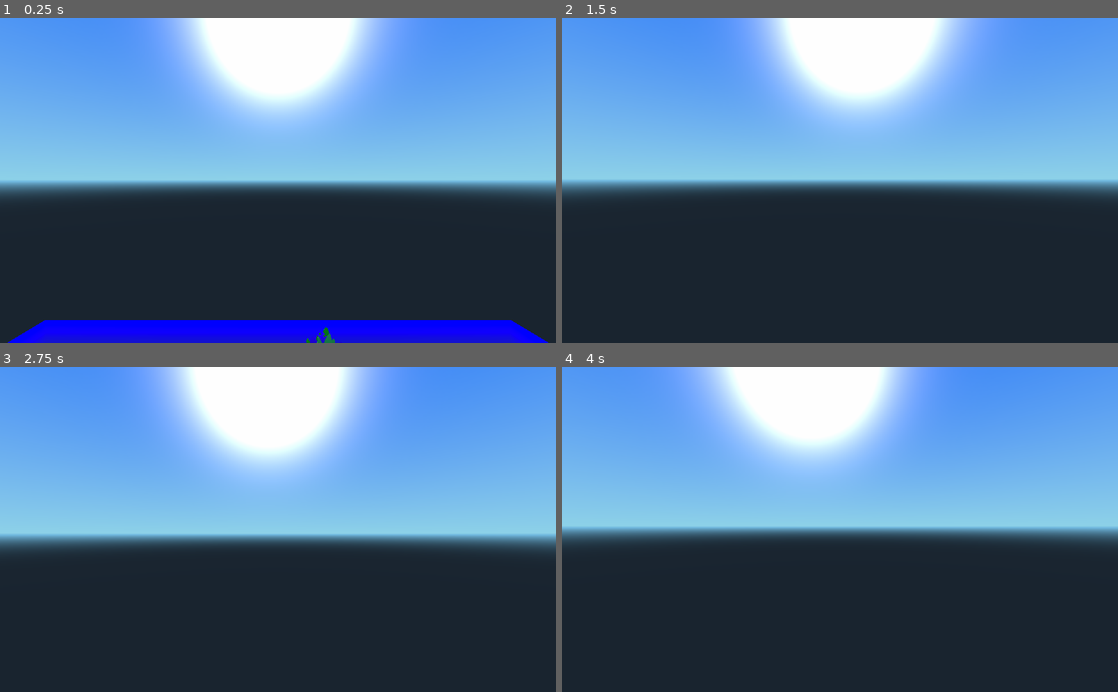
Above: before the commit, frames 1-4 (two rows, left to right).
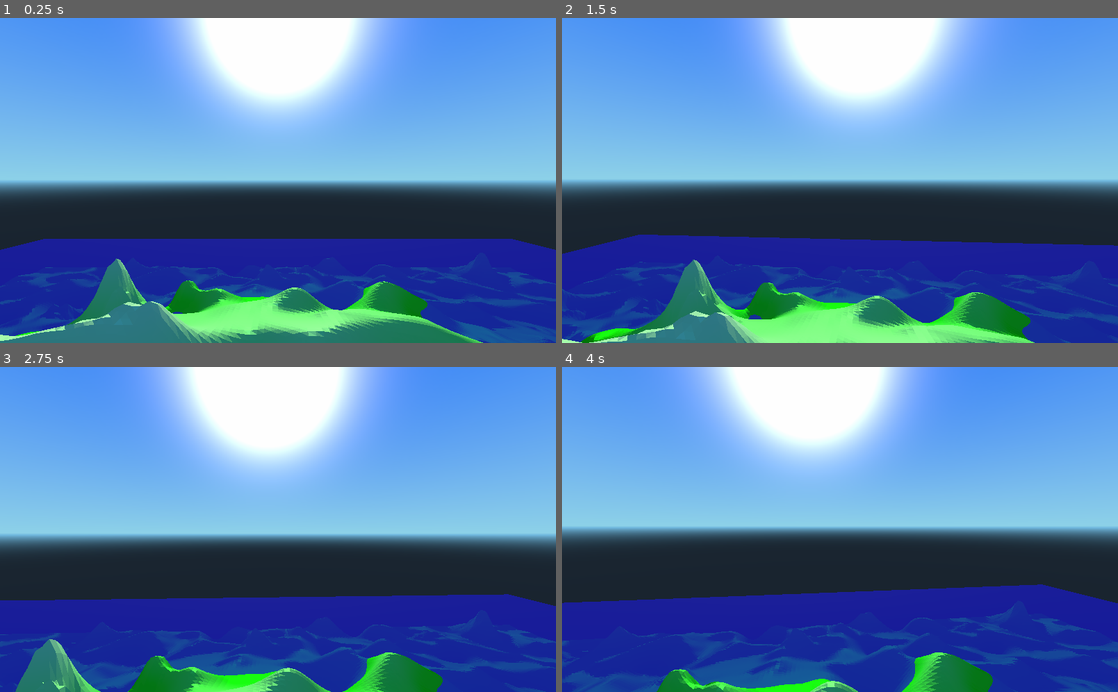
Above: after the commit, the same moments.

Repository: MichaelReel/Terrain_Scratch
Game: Godot game, scene res://Root.tscn
The game is run twice, just before and just after one commit, with the same random seed, the same clock (stepped at 60 frames per second) and the same inputs.
Inputs (mouse positions are in pixels of both pictures, inside the frame that each line leads up to):
- Up to frame 1 (0.25 s): no input
- Up to frame 2 (1.5 s): tap Enter at 0.5 s; move the mouse to (867, 180) at 0.52 s; hold W (forward) from 0.53 s (still down); move the mouse to (812, 180) at 1.27 s
- Up to frame 3 (2.75 s): keep holding W (forward); move the mouse to (289, 523) at 2.02 s
- Up to frame 4 (4 s): keep holding W (forward); move the mouse to (834, 536) at 2.77 s; move the mouse to (878, 532) at 3.52 s

The runs differ from the first frame. In frame 1, 32% of the frame differs, in the area x 0-100%, y 67-100%; in frame 2, 31%; in frame 3, 29%; in frame 4, 30%.

Commit message:
Some remodelling of how the noise is configured. Probably needs further work.

Diff:
--- a/HeightHash.gd
+++ b/HeightHash.gd
@@ -8,11 +8,7 @@
 
 var variation_hash
 var island_limiter
-
 var hashes
-var base_height
-var start_amp
-var amp_multiplier
 
 class ContinentalDome:
 	var r
@@ -29,13 +25,18 @@
 
 		return y / 2.0
 
-func _init(shelf_limit):
+func _init(shelf_limit, rseed = 0):
+	print ("Base rseed: " + str(rseed))
+	seed(rseed)
+	print ("First rand: " + str(randi()))
+	var hash_seeds = [randi(), randi(), randi(), randi(), randi()]
 	island_limiter = ContinentalDome.new(shelf_limit)
-	variation_hash = Perlin.new(shelf_limit / 2, shelf_limit / 2, shelf_limit / 2, 1.0)
+	variation_hash = Perlin.new(7.0 / shelf_limit, hash_seeds[4])
 	hashes = [
-		Perlin.new(1.0, 1.0, 1.0, 1.0 / 32.0),
-		Perlin.new(1.0, 1.0, 1.0, 1.0 / 8.0),
-		Perlin.new(1.0, 1.0, 1.0, 1.0 / 2.0),
+		Perlin.new(1.0 / 29.0, hash_seeds[0]),
+		Perlin.new(1.0 / 17.0, hash_seeds[1]),
+		Perlin.new(1.0 / 7.0, hash_seeds[2]),
+		Perlin.new(1.0 / 3.0, hash_seeds[3]),
 	]
 
 func getHash(x, y):
--- a/PerlinRef.gd
+++ b/PerlinRef.gd
@@ -7,19 +7,20 @@
 var dy
 var dz
 
-func _init(width = 1, height = 1, depth = 1, zoom = 1):
+func _init(zoom, rseed = 0):
+	print ("rseed: " + str(rseed))
 	self.p = []
 	self.min_hash = 0.0
 	self.max_hash = 0.0
-	self.dx = float(zoom) / width
-	self.dy = float(zoom) / height
-	self.dz = float(zoom) / depth
-	var permutation = self.getPermutation()
+	self.dx = float(zoom)
+	self.dy = float(zoom)
+	self.dz = float(zoom)
+	var permutation = self.getPermutation(rseed)
 	for i in range(512):
 	    self.p.append(permutation[i % permutation.size()])
 
-func getPermutation():
-	return [
+func getPermutation(rseed):
+	var perm = [
 		151,160,137, 91, 90, 15,131, 13,201, 95, 96, 53,194,233,  7,225,
 		140, 36,103, 30, 69,142,  8, 99, 37,240, 21, 10, 23,190,  6,148,
 		247,120,234, 75,  0, 26,197, 62, 94,252,219,203,117, 35, 11, 32,
@@ -37,6 +38,19 @@
 		184, 84,204,176,115,121, 50, 45,127,  4,150,254,138,236,205, 93,
 		222,114, 67, 29, 24, 72,243,141,128,195, 78, 66,215, 61,156,180,
 	]
+	seed(rseed)
+	print ("First rand: " + str(randi()))
+	# perm.shuffle(): not implemented quite yet, should replace:
+	var pl = len(perm)
+	var o_ind
+	var t
+	for t_ind in range(pl):
+		o_ind = randi() % pl
+		t = perm[t_ind]
+		perm[t_ind] = perm[o_ind]
+		perm[o_ind] = t
+
+	return perm
 
 func getFloatHash(x, y, z = 0):
 	var X = int(floor(x)) & 255             # FIND UNIT CUBE THAT
--- a/Root.tscn
+++ b/Root.tscn
@@ -18,11 +18,7 @@
 
 void fragment() {
 	ALBEDO = vec3(0.0, 0.0, 0.25);
-	float thinness = 10.0;
-	float alpha_x = max(1.0 / (thinness * UV.x), -1.0 / (thinness * (UV.x - 1.0)));
-	float alpha_y = max(1.0 / (thinness * UV.y), -1.0 / (thinness * (UV.y - 1.0)));
-	float alpha = max(alpha_x, alpha_y);
-	ALPHA = alpha;
+	ALPHA = 0.9;
 }"
 
 [sub_resource type="ShaderMaterial" id=3]
@@ -40,7 +36,7 @@
 
 [node name="TerrainDemo" type="MeshInstance" parent="." index="0"]
 
-transform = Transform( 100, 0, 0, 0, 20, 0, 0, 0, 100, 0, 0, 0 )
+transform = Transform( 1024, 0, 0, 0, 128, 0, 0, 0, 1024, 0, 0, 0 )
 layers = 1
 material_override = null
 cast_shadow = 1
@@ -55,15 +51,16 @@
 material/0 = SubResource( 3 )
 script = ExtResource( 1 )
 _sections_unfolded = [ "Transform", "material" ]
-chunk_resolution = Vector2( 16, 16 )
-chunks_grid = Vector2( 16, 16 )
+chunk_resolution = Vector2( 32, 32 )
+chunks_grid = Vector2( 8, 8 )
 chunk_material = ExtResource( 2 )
+force_generation = true
 
 [node name="DirectionalLight" type="DirectionalLight" parent="." index="1"]
 
 transform = Transform( -1, 6.18173e-008, -6.18173e-008, 0, 0.707107, 0.707107, 8.74228e-008, 0.707107, -0.707107, 16, 16, 0 )
 layers = 1
-light_color = Color( 1, 1, 1, 1 )
+light_color = Color( 0.974685, 0.976563, 0.736237, 1 )
 light_energy = 1.0
 light_indirect_energy = 1.0
 light_negative = false
@@ -89,7 +86,7 @@
 
 [node name="CameraControl" type="KinematicBody" parent="." index="2"]
 
-transform = Transform( 1, 0, 0, 0, 1, 0, 0, 0, 1, 0, 30, 0 )
+transform = Transform( 1, 0, 0, 0, 1, 0, 0, 0, 1, 0, 128, 0 )
 input_ray_pickable = true
 input_capture_on_drag = false
 collision_layer = 1
@@ -121,7 +118,7 @@
 fov = 70.0
 size = 1.0
 near = 0.05
-far = 100.0
+far = 1024.0
 _sections_unfolded = [ "Transform" ]
 
 [node name="CollisionShape" type="CollisionShape" parent="CameraControl" index="1"]
--- a/TerrainDemo.gd
+++ b/TerrainDemo.gd
@@ -7,12 +7,13 @@
 var save_dir
 var index
 
-export (Vector2) var chunk_resolution = Vector2(16.0, 16.0) # The number of points across the grid
-export (Vector2) var chunks_grid = Vector2(16, 16)          # Size of the grid of chunks
+export (Vector2) var chunk_resolution = Vector2(32.0, 32.0) # The number of points across the grid
+export (Vector2) var chunks_grid = Vector2(8, 8)            # Size of the grid of chunks
 export (ShaderMaterial) var chunk_material
+export (bool) var force_generation = true
 var chunk_size = Vector3(1.0 / chunks_grid.x, 0.0, 1.0 / chunks_grid.y)
 var graph                                                   # Used to generate meshes
-var force_generation = true
+
 
 func _ready():
 	prepare_storage()
@@ -73,7 +74,7 @@
 
 func update_terrain():
 	var shelf_limit = 100.0
-	graph = Graph.new(HeightHash.new(shelf_limit), 2 * shelf_limit)
+	graph = Graph.new(HeightHash.new(shelf_limit, 2), 2 * shelf_limit)
 	graph.create_base_square_grid(chunk_resolution.x, chunk_resolution.y, chunk_size.x, chunk_size.z)
 	var surface_tool = SurfaceTool.new()
 
